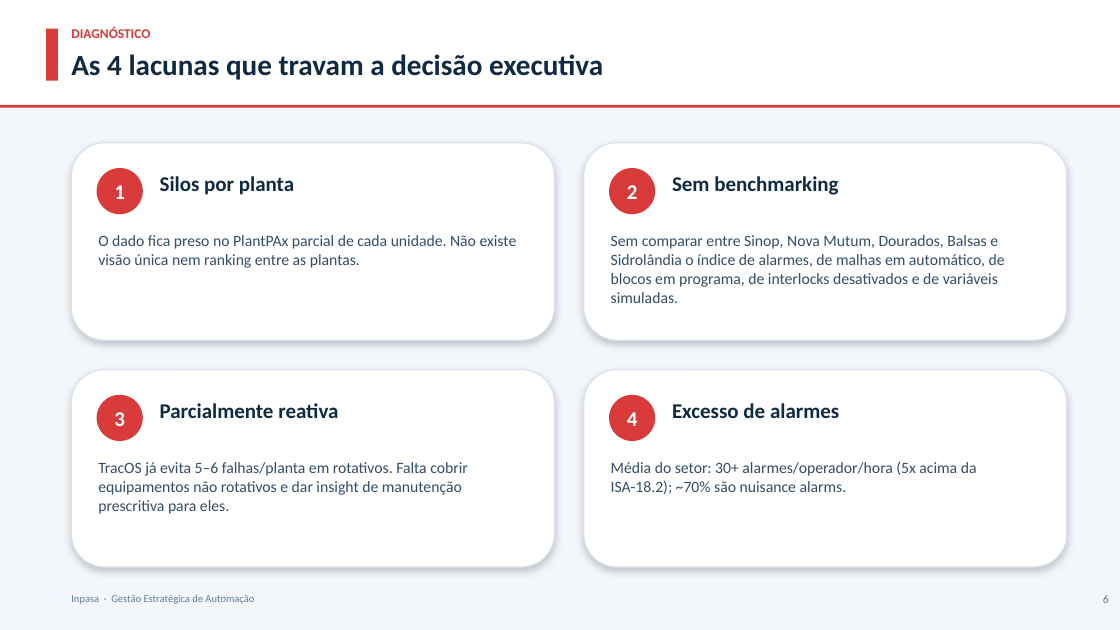
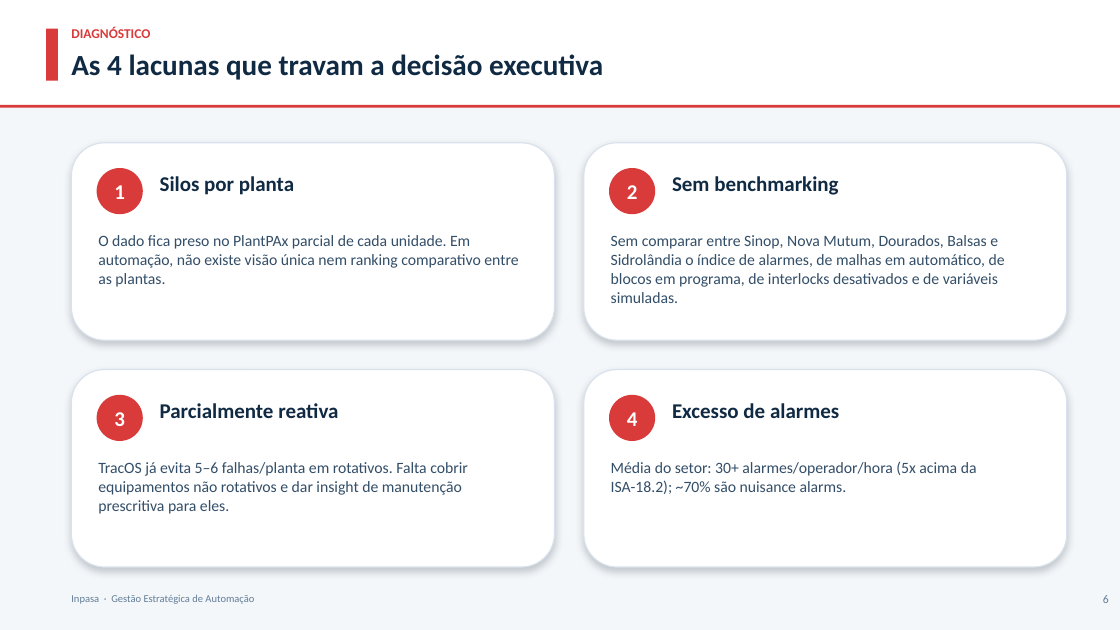
Before and after one commit to ItielGoncalves/ICG2025, a slide deck: slide 6 of 2026.06.28 - MULTI - DataOps na Prática IA a Serviço da Alta Gestão vFINAL.pptx. Drawn at 1120x630 pixels with LibreOffice and Linux fonts; fonts in the diff are those of the drawing. Boxes give left, top, right and bottom in pixels: in the first picture for what was removed or moved away, otherwise in the second. Text is boxed around its words. In the diff, an @@ line names an element or a change of style, - is before the commit and + after.

```diff
--- a/2026.06.28 - MULTI - DataOps na Prática IA a Serviço da Alta Gestão vFINAL.pptx
+++ b/2026.06.28 - MULTI - DataOps na Prática IA a Serviço da Alta Gestão vFINAL.pptx
@@ text at (98, 235, 518, 287): text changed @@
-O dado fica preso no PlantPAx parcial de cada unidade. Não existe visão única nem ranking entre as plantas.
+O dado fica preso no PlantPAx parcial de cada unidade. Em automação, não existe visão única nem ranking comparativo entre as plantas.
```
Also in this commit, not shown: 3 other files.
